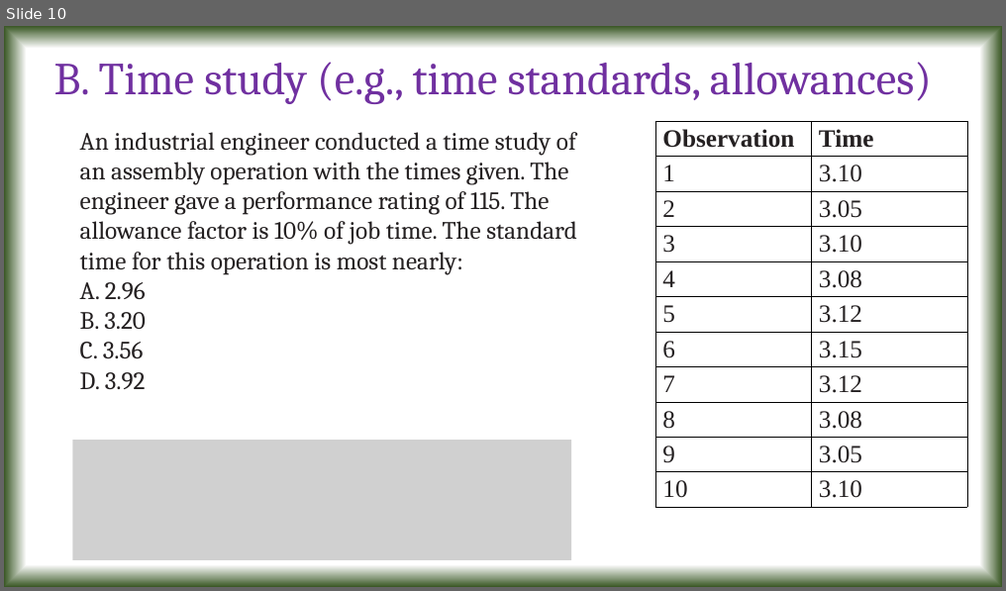
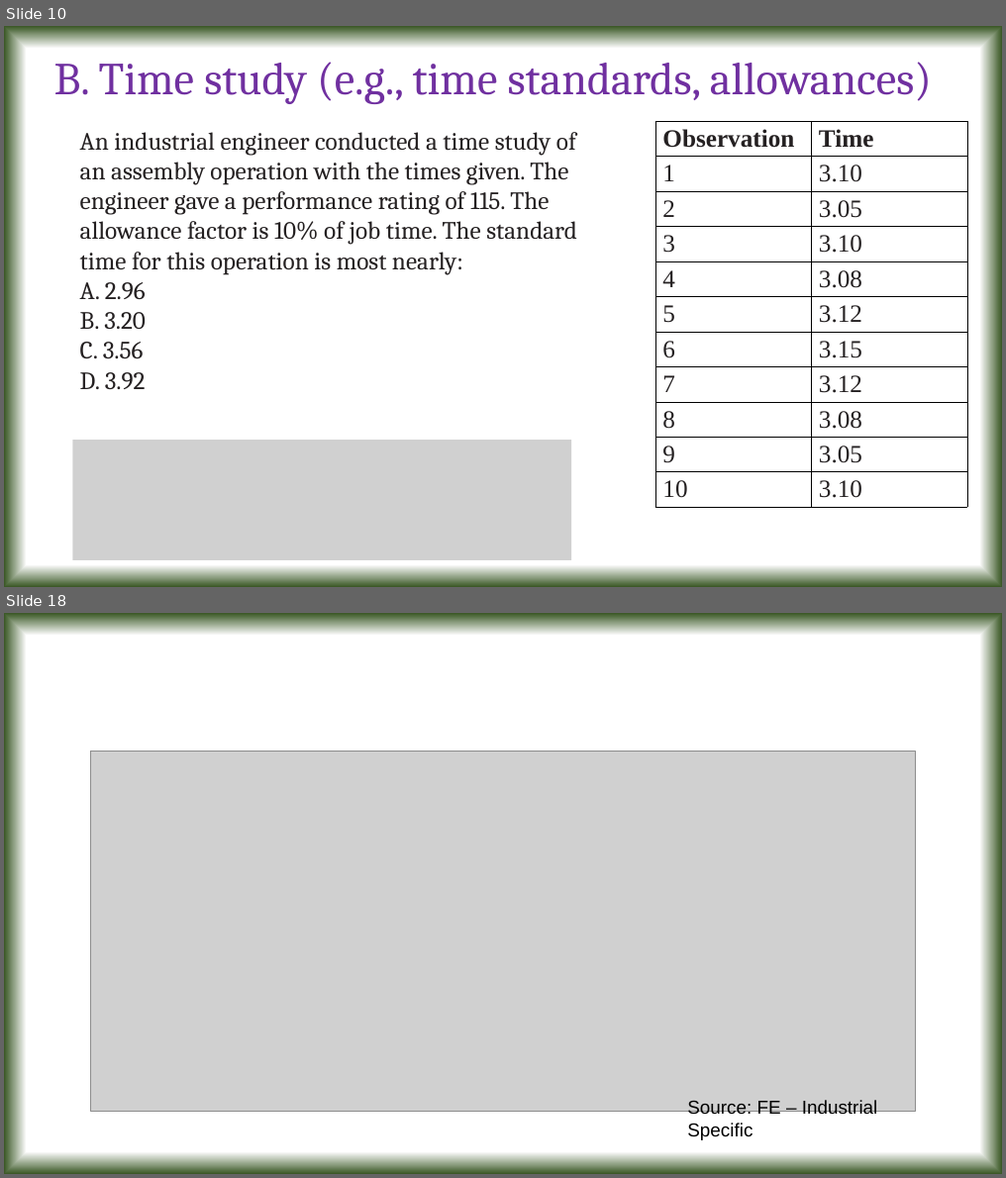
Before and after one commit to tanmoyie/Operations-Management, a slide deck: Operations Management lecture notes of Tanmoy Das.pptx. Shown one above the other, each under a label of ours: slide 10 before the commit, slides 10 and 18 after it; the slides between them are not shown. The pictures are 1006x591 and 1006x1178 pixels, drawn with LibreOffice and Linux fonts; fonts in the diff are those of the drawing; grey boxes stand for pictures. Boxes give left, top, right and bottom in pixels: in the first picture for what was removed or moved away, otherwise in the second. Text is boxed around its words. In the diff, an @@ line names an element or a change of style, - is before the commit and + after.

```diff
--- a/Operations Management lecture notes of Tanmoy Das.pptx
+++ b/Operations Management lecture notes of Tanmoy Das.pptx
@@ slide 18 added at (4, 613, 1002, 1174), background gradient #FFFFFF to #385723 @@
@@ picture added at (90, 752, 916, 1112) @@
@@ text added at (687, 1100, 878, 1141), 18 pt, text #000000 @@
+Source: FE – Industrial Specific
```
Also in this commit, not shown: 5 slides changed, 17 other slides added, 1 other file.
